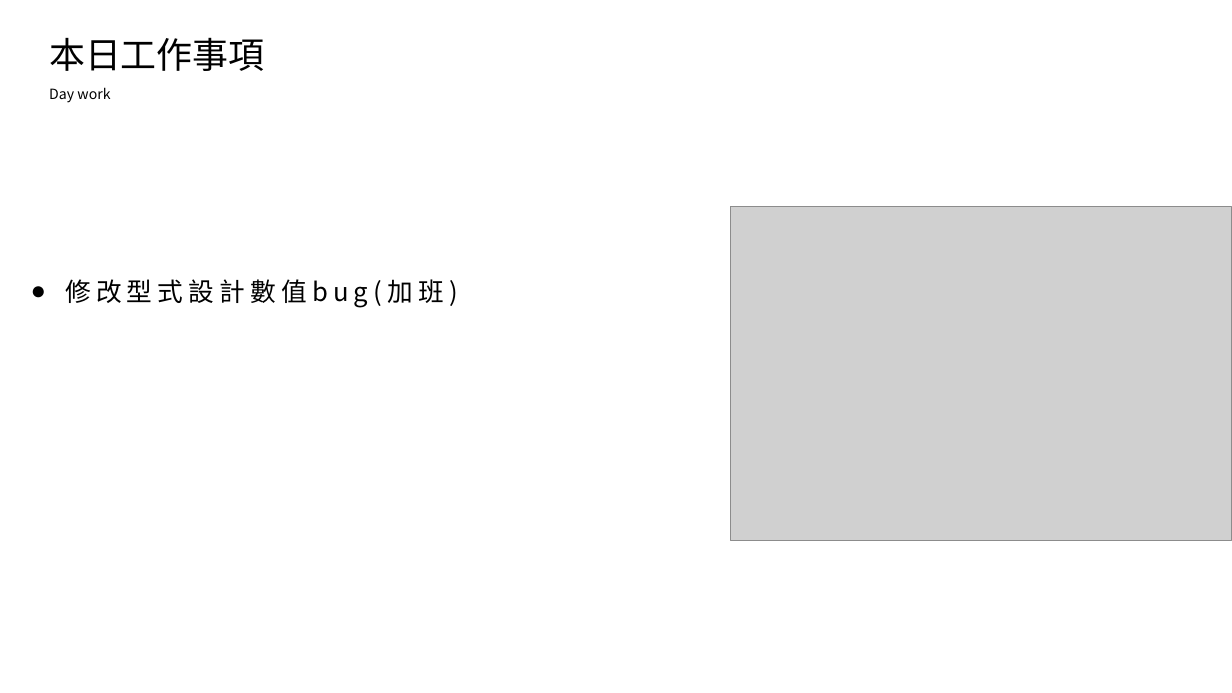
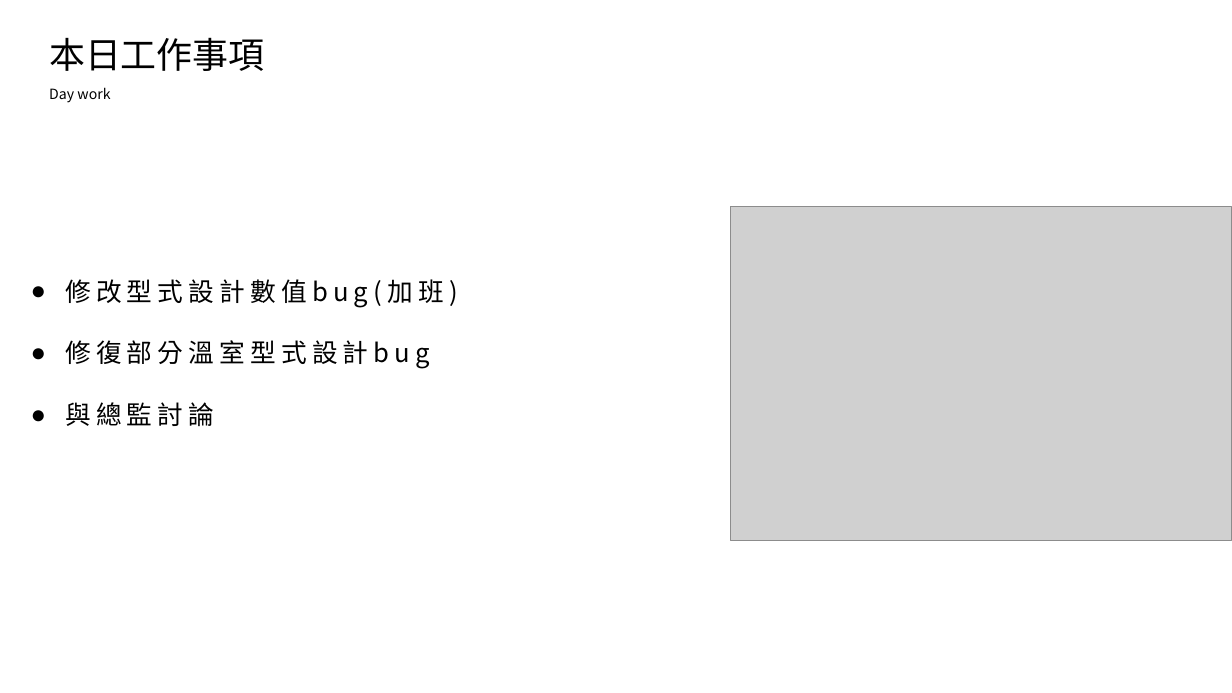
Before and after one commit to king637324/KnowledgeGreenhouseSystem, a slide deck: slide 2 of 工作日報_葉柏漢/2021.10/2021.10.01(加班)_2021.10.04工作日報_葉柏漢.pptx. Drawn at 1232x693 pixels with LibreOffice and Linux fonts; fonts in the diff are those of the drawing; grey boxes stand for pictures. Boxes give left, top, right and bottom in pixels: in the first picture for what was removed or moved away, otherwise in the second. Text is boxed around its words. In the diff, an @@ line names an element or a change of style, - is before the commit and + after.

```diff
--- a/工作日報_葉柏漢/2021.10/2021.10.01(加班)_2021.10.04工作日報_葉柏漢.pptx
+++ b/工作日報_葉柏漢/2021.10/2021.10.01(加班)_2021.10.04工作日報_葉柏漢.pptx
@@ text at <box>65,340,430,426</box>: paragraphs added @@
+● 修復部分溫室型式設計bug
+● 與總監討論
```
Also in this commit, not shown: 2 slides added, 5 other files.
